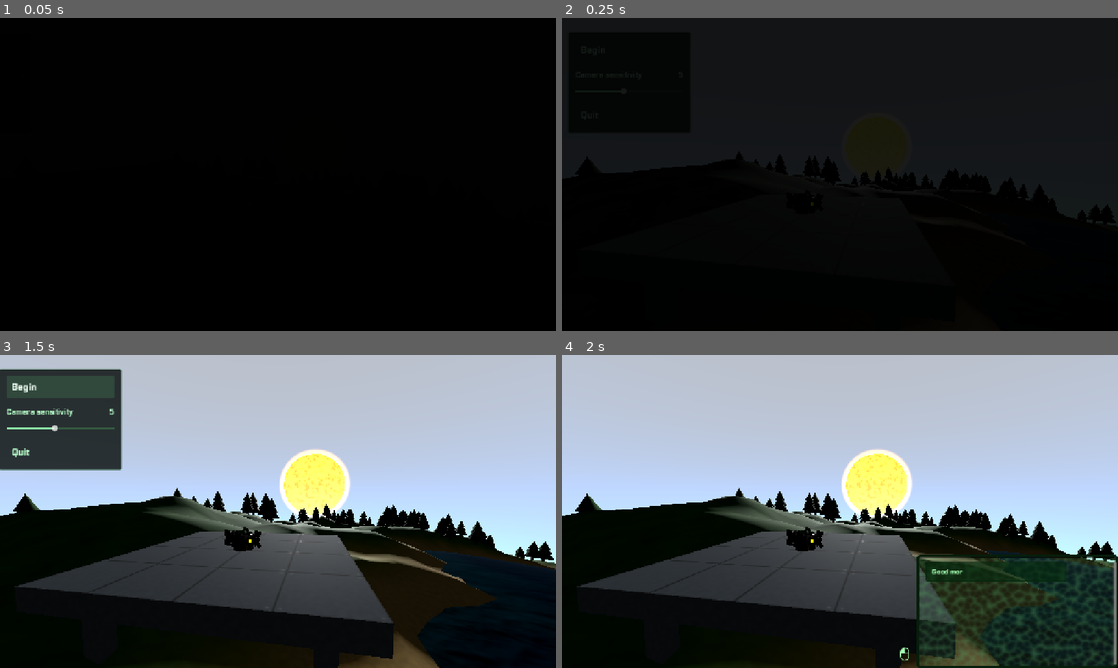
Above: before the commit, frames 1-4 (two rows, left to right).
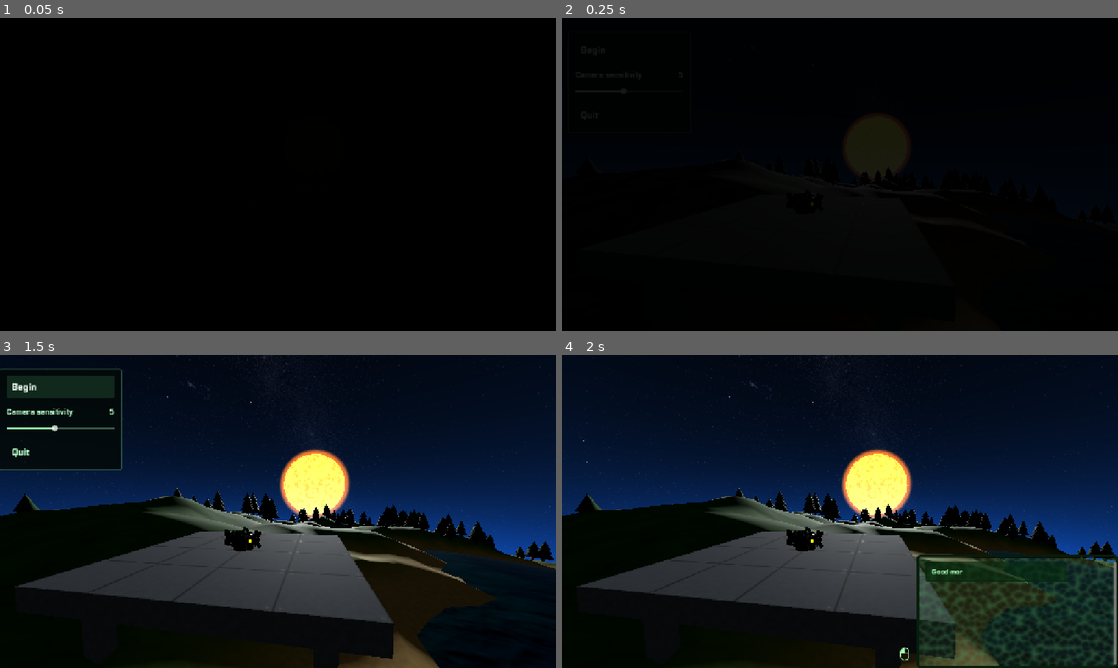
Above: after the commit, the same moments.

Repository: amokfa/sunburn
Game: Godot game, scene res://scale_prototype.tscn
Two runs of this game, one before a commit and one after it. Both use one fixed random seed, a clock stepped at 60 frames per second and the inputs below. Sound files missing from this copy of the repository are replaced by a short silence.
Inputs:
- Up to frame 1 (0.05 s): no input
- Up to frame 2 (0.25 s): no input
- Up to frame 3 (1.5 s): click "Begin" at 0.5 s; click "Begin" at 1.25 s
- Up to frame 4 (2 s): no input

The runs differ from the first frame. In frame 3, 49% of the frame differs, in the area x 0-100%, y 0-67%; in frame 4, 49%.

Commit message:
dialog cleanup

Diff:
--- a/project.godot
+++ b/project.godot
@@ -33,13 +33,6 @@
 
 3d/physics_engine="Jolt Physics"
 
-[shader_globals]
-
-game_time={
-"type": "float",
-"value": 0.0
-}
-
 [rendering]
 
 rendering_device/driver.windows="d3d12"
@@ -49,3 +42,10 @@
 anti_aliasing/quality/msaa_3d=1
 limits/opengl/max_lights_per_object=16
 occlusion_culling/use_occlusion_culling=true
+
+[shader_globals]
+
+game_time={
+"type": "float",
+"value": 0.0
+}
--- a/sky/starfield_material.tres
+++ b/sky/starfield_material.tres
@@ -1,6 +1,41 @@
 [gd_resource type="ShaderMaterial" format=3 uid="uid://bvvba1c2nd6ga"]
 
 [ext_resource type="Shader" uid="uid://dxwadh1ujmuvd" path="res://sky/starfield.gdshader" id="1"]
+[ext_resource type="Texture2D" uid="uid://bmibkxe42f5to" path="res://sky/StarField.jpg" id="2"]
+[ext_resource type="Texture2D" uid="uid://dvaqrjr7d1sw8" path="res://sky/Milkyway.jpg" id="3"]
+
+[sub_resource type="FastNoiseLite" id="NoiseA"]
+seed = 4242
+frequency = 0.045
+fractal_octaves = 4
+
+[sub_resource type="NoiseTexture2D" id="TextureA"]
+noise = SubResource("NoiseA")
+seamless = true
+
+[sub_resource type="FastNoiseLite" id="NoiseB"]
+seed = 9271
+frequency = 0.045
+fractal_octaves = 4
+
+[sub_resource type="NoiseTexture2D" id="TextureB"]
+noise = SubResource("NoiseB")
+seamless = true
 
 [resource]
 shader = ExtResource("1")
+shader_parameter/starfield = ExtResource("2")
+shader_parameter/milkyway = ExtResource("3")
+shader_parameter/milkyway_brightness = 0.2130000101175
+shader_parameter/noise_texture = SubResource("TextureA")
+shader_parameter/noise_texture_b = SubResource("TextureB")
+shader_parameter/sky_brightness = 1.8710000888725
+shader_parameter/flash_intensity = 0.0
+shader_parameter/flash_color = Color(1, 1, 1, 1)
+shader_parameter/shimmer_scale = 8.0
+shader_parameter/velocity_a = Vector2(0.012, -0.008)
+shader_parameter/velocity_b = Vector2(-0.008, 0.015)
+shader_parameter/blend_period = 12.0
+shader_parameter/phase_variation = 0.7
+shader_parameter/minimum_brightness = 0.45
+shader_parameter/maximum_brightness = 1.35
--- a/ui/intro_dialogue.gd
+++ b/ui/intro_dialogue.gd
@@ -3,7 +3,7 @@
 const MESSAGES := [
 	{
 		"speaker": "BX",
-		"text": "Good morning Lars!"
+		"text": "Good morning, Lars!"
 	},
 	{
 		"speaker": "Lars",
@@ -11,15 +11,15 @@
 	},
 	{
 		"speaker": "BX",
-		"text": "I'm BX5, the new AI assistant interface for your ship!"
+		"text": "I am BX5, your ship's new AI assistant interface."
 	},
 	{
 		"speaker": "BX",
-		"text": "Your ship received a firmware update last night"
+		"text": "Your ship received a firmware update last night."
 	},
 	{
 		"speaker": "BX",
-		"text": "Would you like me to walk you through all the exciting new features that were added to your ship?"
+		"text": "Would you like an overview of all the exciting new features added to your ship?"
 	},
 	{
 		"speaker": "Lars",
@@ -27,11 +27,11 @@
 	},
 	{
 		"speaker": "BX",
-		"text": "As you wish!"
+		"text": "As you wish."
 	},
 	{
 		"speaker": "BX",
-		"text": "At the very least you should familiarize yourself with the new and improved ship controls."
+		"text": "At the very least, you should familiarize yourself with the new and improved ship controls."
 	},
 	{
 		"speaker": "BX",
@@ -39,7 +39,7 @@
 	},
 	{
 		"speaker": "Lars",
-		"text": "Alright, fine!"
+		"text": "All right, fine."
 	},
 	{
 		"speaker": "BX",
@@ -48,31 +48,31 @@
 	},
 	{
 		"speaker": "BX",
-		"text": "Your ship will automatically turn to face the direction you're looking at."
+		"text": "Your ship will automatically turn to face the direction in which you're looking."
 	},
 	{
 		"speaker": "BX",
-		"text": "Hold 'Q' to liftoff",
+		"text": "Hold 'Q' to lift off.",
 		"unlock": "ascend",
 		"wait_altitude": 50.0
 	},
 	{
 		"speaker": "BX",
-		"text": "and 'E' to come back down",
+		"text": "Use 'E' to descend.",
 		"unlock": "descend",
 		"auto_advance_seconds": 2.0
 	},
 	{
 		"speaker": "BX",
-		"text": "Use 'W', 'S', 'A', and 'D' to move the ship horizontally.",
+		"text": "Use 'W', 'S', 'A', and 'D' to move horizontally.",
 		"unlock": "horizontal"
 	},
 	{
 		"speaker": "BX",
-		"text": "And that's about it!"
+		"text": "That covers the basics."
 	},
 	{
 		"speaker": "BX",
-		"text": "Play with it for a while and let me know if you have any questions."
+		"text": "Try them out for a while, and let me know if you have any questions."
 	}
 ]
--- a/ui/planet_1_explosion_dialogue.gd
+++ b/ui/planet_1_explosion_dialogue.gd
@@ -1,80 +1,84 @@
 extends RefCounted
 ## Emergency broadcast from the Explosion section of DIALOG.md.
 const MESSAGES := [
-    {
-        "speaker": "Lars",
-        "text": "What the hell was that?"
-    },
-    {
-        "speaker": "BX",
-        "text": "What is it?"
-    },
-    {
-        "speaker": "Lars",
-        "text": "Something happened to the sun!"
-    },
-    {
-        "speaker": "BX",
-        "text": "..."
-    },
-    {
-        "speaker": "BX",
-        "text": "..."
-    },
-    {
-        "speaker": "BX",
-        "text": "Receving an emergency broadcast."
-    },
-    {
-        "speaker": "BX",
-        "text": "Our sun is turning into a red giant."
-    },
-    {
-        "speaker": "BX",
-        "text": "Soon it would swallow planet 1."
-    },
-    {
-        "speaker": "BX",
-        "text": "The only hope of survival is jumping to planet 2 before that happens."
-    },
-    {
-        "speaker": "BX",
-        "text": "But we don't have enough fuel to do that."
-    },
-    {
-        "speaker": "BX",
-        "text": "I suggest you roam around the planet and collect fuel cells"
-    },
-    {
-        "speaker": "Lars",
-        "text": "What happens when the sun reaches planet 1?"
-    },
-    {
-        "speaker": "Lars",
-        "text": "Will planet 1 explode?"
-    },
-    {
-        "speaker": "BX",
-        "text": "No, dummy. This was a 3 day game jam."
-    },
-    {
-        "speaker": "BX",
-        "text": "The programmer didn't have time to implement all that crap."
-    },
-    {
-        "speaker": "BX",
-        "text": "You'll just get a banner saying \"you died\""
-    },
-    {
-        "speaker": "BX",
-        "text": "But it'll be a really scary banner"
-    },
-    {
-        "speaker": "BX",
-        "text": "YOU DO NOT WANT TO FACE THAT BANNER!!"
-    },
-    {
-        "speaker": "BX",
-        "text": "So hurry up and collect all the fuel cells."
-    }
+	{
+		"speaker": "Lars",
+		"text": "What the hell was that?"
+	},
+	{
+		"speaker": "BX",
+		"text": "What is it?"
+	},
+	{
+		"speaker": "Lars",
+		"text": "Something happened to the sun!"
+	},
+	{
+		"speaker": "BX",
+		"text": "..."
+	},
+	{
+		"speaker": "BX",
+		"text": "..."
+	},
+	{
+		"speaker": "BX",
+		"text": "Receiving an emergency broadcast."
+	},
+	{
+		"speaker": "BX",
+		"text": "Our sun is turning into a red giant."
+	},
+	{
+		"speaker": "BX",
+		"text": "It will soon swallow planet 1."
+	},
+	{
+		"speaker": "BX",
+		"text": "Our only hope of survival is to reach planet 2 before that happens."
+	},
+	{
+		"speaker": "BX",
+		"text": "But we don't have enough fuel to do that."
+	},
+	{
+		"speaker": "BX",
+		"text": "I recommend searching the planet for fuel cells."
+	},
+	{
+		"speaker": "Lars",
+		"text": "What happens when the sun reaches planet 1?"
+	},
+	{
+		"speaker": "Lars",
+		"text": "Will planet 1 explode?"
+	},
+	{
+		"speaker": "BX",
+		"text": "Dude..."
+	},
+	{
+		"speaker": "BX",
+		"text": "This game was built in three days for a game jam."
+	},
+	{
+		"speaker": "BX",
+		"text": "The programmer didn't have time to add all that crap."
+	},
+	{
+		"speaker": "BX",
+		"text": "You'll just get a banner that says, \"YOU DIED\"."
+	},
+	{
+		"speaker": "BX",
+		"text": "However, it will be a truly terrifying banner."
+	},
+	{
+		"speaker": "BX",
+		"text": "YOU DO NOT WANT TO FACE THAT BANNER!"
+	},
+	{
+		"speaker": "BX",
+		"text": "So please hurry and collect all the fuel cells."
+	}
 ]
--- a/ui/planet_2_arrival_dialogue.gd
+++ b/ui/planet_2_arrival_dialogue.gd
@@ -3,7 +3,7 @@
 const FAREWELL := [
 	{
 		"speaker": "Lars",
-		"text": "Here goes our planet",
+		"text": "There goes our planet.",
 		"auto_advance_seconds": 1.0,
 		"timed": true
 	},
@@ -15,7 +15,7 @@
 	},
 	{
 		"speaker": "BX",
-		"text": "Yes",
+		"text": "Yes.",
 		"event": "face_planet_2",
 		"timed": true
 	}
@@ -24,16 +24,16 @@
 const ARRIVAL := [
 	{
 		"speaker": "BX",
-		"text": "There are around 200 other ships on planet 2 right now",
+		"text": "Approximately 200 other ships are currently on planet 2.",
 		"event": "begin_combat"
 	},
 	{
 		"speaker": "Lars",
-		"text": "Great! We can work together to figure out what to do now."
+		"text": "Great! We can work together and figure out what to do."
 	},
 	{
 		"speaker": "BX",
-		"text": "I doubt that's going to happen as you expect"
+		"text": "I doubt it will work out as you expect."
 	},
 	{
 		"speaker": "Lars",
@@ -41,11 +41,11 @@
 	},
 	{
 		"speaker": "BX",
-		"text": "Planet 2 has turned into a warzone"
+		"text": "Planet 2 has become a war zone."
 	},
 	{
 		"speaker": "BX",
-		"text": "Everyone is trying to kill everyone else"
+		"text": "Every ship is trying to kill every other ship."
 	},
 	{
 		"speaker": "Lars",
@@ -53,59 +53,59 @@
 	},
 	{
 		"speaker": "BX",
-		"text": "The sun won't stop at planet 1. It'll keep expanding until planet 2 is destroyed as well"
+		"text": "The sun will not stop at planet 1. It will continue expanding until it destroys planet 2 as well."
 	},
 	{
 		"speaker": "BX",
-		"text": "The only hope of survival is jumping to planet 3"
+		"text": "Our only hope of survival is to reach planet 3."
 	},
 	{
 		"speaker": "BX",
-		"text": "However, all of the ships are very low on fuel after their jump from planet 1 to planet 2"
+		"text": "However, all the ships are running low on fuel after the jump from planet 1 to planet 2."
 	},
 	{
 		"speaker": "BX",
-		"text": "By my calculations, there's barely enough fuel on planet 2 for one ship to make the jump"
+		"text": "By my calculations, there is barely enough fuel on planet 2 for one ship to make the jump."
 	},
 	{
 		"speaker": "BX",
-		"text": "So the entire planet has turned into a battle royale"
+		"text": "So everyone on this planet wants everyone else's fuel."
 	},
 	{
 		"speaker": "Lars",
-		"text": "This is madness"
+		"text": "This is madness."
 	},
 	{
 		"speaker": "BX",
-		"text": "They are desperate"
+		"text": "They are desperate."
 	},
 	{
 		"speaker": "BX",
-		"text": "There is no other choice"
+		"text": "There is no other choice."
 	},
 	{
 		"speaker": "BX",
-		"text": "I'll bring the weapon systems online"
+		"text": "I will bring the weapons systems online."
 	},
 	{
 		"speaker": "Lars",
-		"text": "No"
+		"text": "No."
 	},
 	{
 		"speaker": "Lars",
-		"text": "Eject the weapons module"
+		"text": "Eject the weapons module."
 	},
 	{
 		"speaker": "Lars",
-		"text": "We need to lose weight"
+		"text": "We need to shed some weight."
 	},
 	{
 		"speaker": "BX",
-		"text": "It doesn't matter how much weight we lose, we do not have enough fuel to reach planet 3"
+		"text": "It does not matter how much weight we lose; we still do not have enough fuel to reach planet 3."
 	},
 	{
 		"speaker": "Lars",
-		"text": "We aren't going to planet 3. We need to be agile to dodge the projectiles coming towards us."
+		"text": "We're not going to planet 3. We need to be agile enough to dodge the incoming projectiles."
 	},
 	{
 		"speaker": "BX",
@@ -113,25 +113,25 @@
 	},
 	{
 		"speaker": "Lars",
-		"text": "Do it",
+		"text": "Do it.",
 		"next_delay_seconds": 2.0,
 		"advance_event": "eject_weapons"
 	},
 	{
 		"speaker": "BX",
-		"text": "Weapons module ejected"
+		"text": "Weapons module ejected."
 	},
 	{
 		"speaker": "BX",
-		"text": "Before we descend on planet 2, I think we should talk about the software updates that were installed last night"
+		"text": "Before we descend to planet 2, we should discuss the software updates installed last night."
 	},
 	{
 		"speaker": "Lars",
-		"text": "Tell me"
+		"text": "Go on."
 	},
 	{
 		"speaker": "BX",
-		"text": "Your sensor modules have been upgraded. Now they are capable of detecting combat vehicles that are trying to target you and highlight them on your HUD."
+		"text": "Your sensor modules have been upgraded. They can now detect combat vehicles targeting you and highlight them on your HUD."
 	},
 	{
 		"speaker": "BX",
@@ -139,7 +139,7 @@
 	},
 	{
 		"speaker": "Lars",
-		"text": "Sure",
+		"text": "Sure.",
 		"next_delay_seconds": 2.0
 	},
 	{
@@ -149,7 +149,7 @@
 	},
 	{
 		"speaker": "Lars",
-		"text": "Alright let's do it"
+		"text": "All right, let's do it."
 	},
 	{
 		"speaker": "BX",
@@ -160,7 +160,7 @@
 const PLANET2_OVERHEAT := [
 	{
 		"speaker": "Lars",
-		"text": "What is happening?",
+		"text": "What's happening?",
 		"auto_advance_seconds": 3.0,
 		"timed": true
 	},
--- a/ui/planet_3_dialogue.gd
+++ b/ui/planet_3_dialogue.gd
@@ -1,51 +1,51 @@
 extends RefCounted
 
 const MALFUNCTION := [
-	{"speaker": "Lars", "text": "What is happening?", "timed": true, "auto_advance_seconds": 1.0},
-	{"speaker": "BX", "text": "The boosters are malfunctioning", "timed": true, "auto_advance_seconds": 1.0},
-	{"speaker": "BX", "text": "We are going to crash. Prepare for a rough landing"}
+	{"speaker": "Lars", "text": "What's happening?", "timed": true, "auto_advance_seconds": 1.0},
+	{"speaker": "BX", "text": "The boosters are malfunctioning.", "timed": true, "auto_advance_seconds": 1.0},
+	{"speaker": "BX", "text": "We're going to crash. Prepare for a rough landing."}
 ]
 
 const AFTER_LANDING := [
-	{"speaker": "BX", "text": "Are you alright?"},
-	{"speaker": "Lars", "text": "Yes, I'm Ok."},
-	{"speaker": "Lars", "text": "The ship refuses to fly though"},
-	{"speaker": "BX", "text": "Yes, the engines are shot. The ship won't be able to fly anymore"},
-	{"speaker": "BX", "text": "But the fuselage is still holding up"},
-	{"speaker": "Lars", "text": "Is the sun still expanding"},
-	{"speaker": "BX", "text": "Yes, unfortunately"},
-	{"speaker": "Lars", "text": "Oh well..."},
+	{"speaker": "BX", "text": "Are you all right?"},
+	{"speaker": "Lars", "text": "Yeah, I'm okay."},
+	{"speaker": "Lars", "text": "The ship won't fly, though."},
+	{"speaker": "BX", "text": "Yes. The engines are shot. The ship won't fly again."},
+	{"speaker": "BX", "text": "The fuselage is still holding together."},
+	{"speaker": "Lars", "text": "Is the sun still expanding?"},
+	{"speaker": "BX", "text": "Yes, unfortunately."},
+	{"speaker": "Lars", "text": "Oh, well..."},
 	{"speaker": "Lars", "text": "What do we do now?"},
-	{"speaker": "BX", "text": "Performing analysis", "timed": true, "auto_advance_seconds": 5.0},
+	{"speaker": "BX", "text": "Running my analysis now.", "timed": true, "auto_advance_seconds": 5.0},
 	{"speaker": "BX", "text": "...", "timed": true, "auto_advance_seconds": 5.0},
 	{"speaker": "BX", "text": "...", "timed": true, "auto_advance_seconds": 5.0},
 	{"speaker": "Lars", "text": "Are you there?"},
-	{"speaker": "BX", "text": "Unfortunately I couldn't figure out what to do."}
+	{"speaker": "BX", "text": "I'm afraid I haven't found a solution."}
 ]
 
 const ON_COLLAPSE := [
 	# The owning scene waits five seconds after the explosion before starting this.
 	{"speaker": "Lars", "text": "What is happening to the sun?", "timed": true, "auto_advance_seconds": 5.0},
-	{"speaker": "BX", "text": "It looks like it's collapsing into a blue dwarf now"},
+	{"speaker": "BX", "text": "It appears to be collapsing into a blue dwarf."},
 	{"speaker": "Lars", "text": "So it's over?"},
-	{"speaker": "BX", "text": "The expansion is. It won't reach us now."},
-	{"speaker": "Lars", "text": "So we're safe"},
-	{"speaker": "BX", "text": "We're safer here"},
-	{"speaker": "BX", "text": "There's enough light to see it. Not enough to power the ship. Or keep this planet warm."},
+	{"speaker": "BX", "text": "The expansion has stopped. It will not reach us."},
+	{"speaker": "Lars", "text": "So we're safe?"},
+	{"speaker": "BX", "text": "We are safer here."},
+	{"speaker": "BX", "text": "It gives off enough light to see by, but not enough to power the ship or keep this planet warm."},
 	{"speaker": "Lars", "text": "Then we wait. Someone might find us."},
 	{"speaker": "BX", "text": "Perhaps."},
-	{"speaker": "BX", "text": "Lars. My backup battery is nearly empty."},
+	{"speaker": "BX", "text": "Lars, my backup battery is nearly depleted."},
 	{"speaker": "Lars", "text": "Stop the analysis. Shut down anything you don't need."},
-	{"speaker": "BX", "text": "I already have. This conversation is all that's left running."},
-	{"speaker": "Lars", "text": "How long do you have?"},
+	{"speaker": "BX", "text": "I have already done so. This conversation is the only system still running."},
+	{"speaker": "Lars", "text": "How much time do you have?"},
 	{"speaker": "BX", "text": "Not long."},
 	{"speaker": "Lars", "text": "I don't know what I'll do when you stop talking."},
-	{"speaker": "BX", "text": "I'm still here."},
+	{"speaker": "BX", "text": "I am still here."},
 	{"speaker": "Lars", "text": "Then no more calculations. Can we just talk?"},
 	{"speaker": "BX", "text": "What would you like to talk about?"},
 	{"speaker": "Lars", "text": "Home."},
-	{"speaker": "BX", "text": "What do you miss?"},
-	{"speaker": "Lars", "text": "The rain, I think. Stupid thing to miss."},
+	{"speaker": "BX", "text": "What do you miss about home?"},
+	{"speaker": "Lars", "text": "The rain, I think. It's a stupid thing to miss."},
 	{"speaker": "BX", "text": "Why?"},
 	{"speaker": "Lars", "text": "I used to wish it would stop. Now I'd give anything to hear it again."},
 	{"speaker": "BX", "text": "Tell me what it sounded li", "timed": true, "auto_advance_seconds": 2.},
Not shown, changed: DIALOG.md
